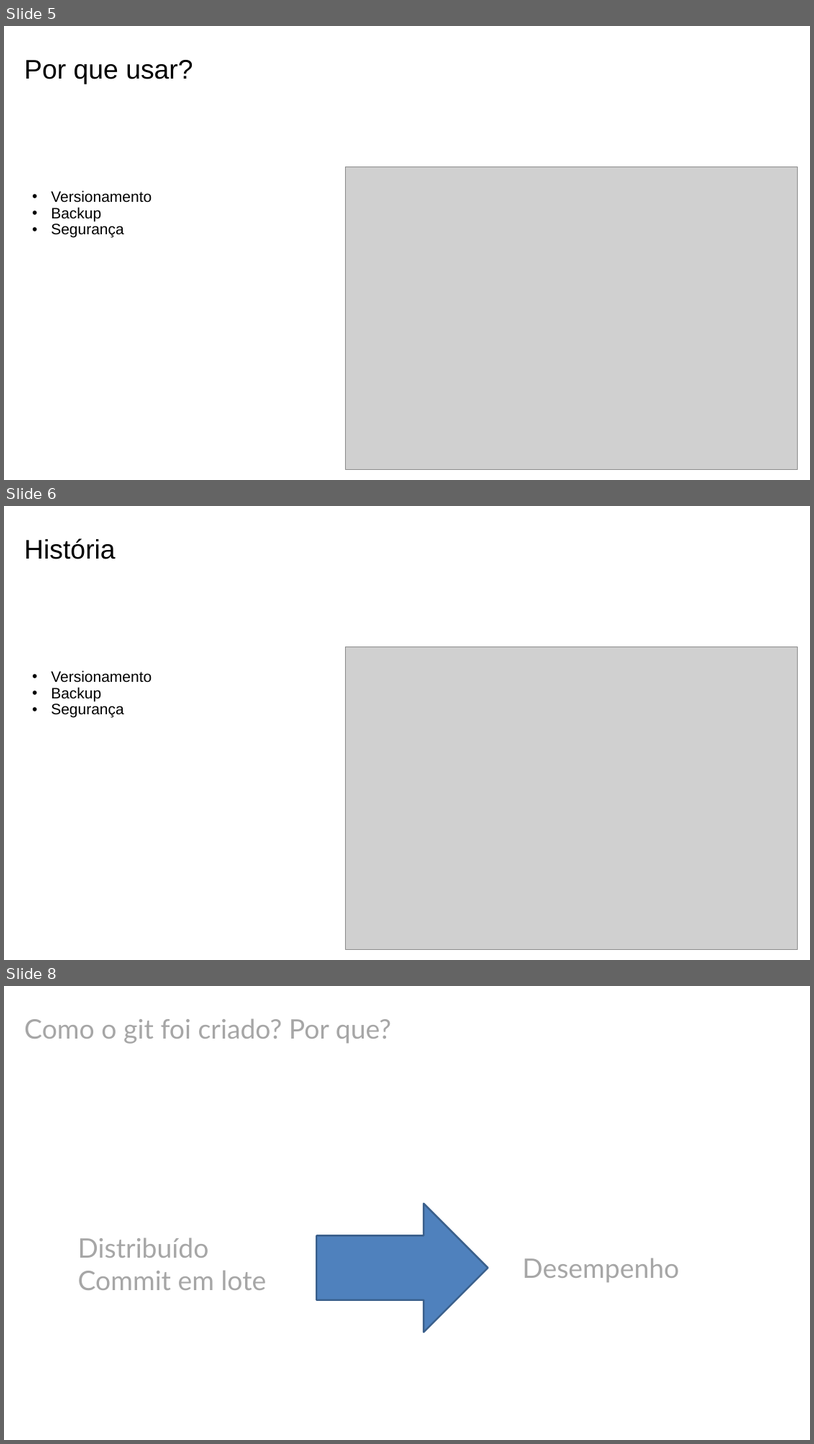
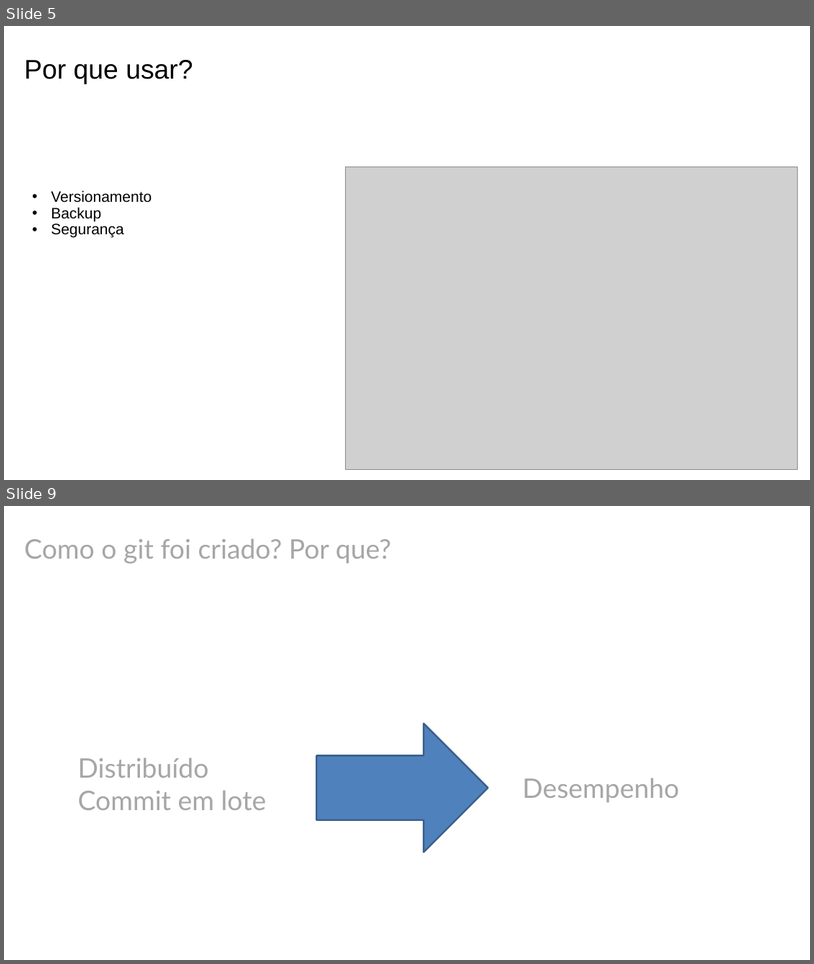
Before and after one commit to yunoguthi/testeCursoGit, a slide deck: git.pptx. Shown one above the other, each under a label of ours: slides 5, 6 and 8 before the commit, slides 5 and 9 after it; the slides between them are not shown. The pictures are 814x1444 and 814x964 pixels, drawn with LibreOffice and Linux fonts; fonts in the diff are those of the drawing; grey boxes stand for pictures; background and template pictures are left out. Boxes give left, top, right and bottom in pixels: in the first picture for what was removed or moved away, otherwise in the second. Text is boxed around its words. In the diff, an @@ line names an element or a change of style, - is before the commit and + after.

```diff
--- a/git.pptx
+++ b/git.pptx
@@ slide 6 removed at [4, 506, 810, 960], background #FFFFFF @@
@@ text removed at [24, 538, 115, 559] @@
-História
@@ picture removed at [345, 647, 797, 949] @@
@@ text removed at [51, 670, 152, 718] @@
-• Versionamento
-• Backup
-• Segurança
@@ what was slide 8 is now slide 9 @@
```
Also in this commit, not shown: 1 slide changed, 2 slides added, 3 other files.
